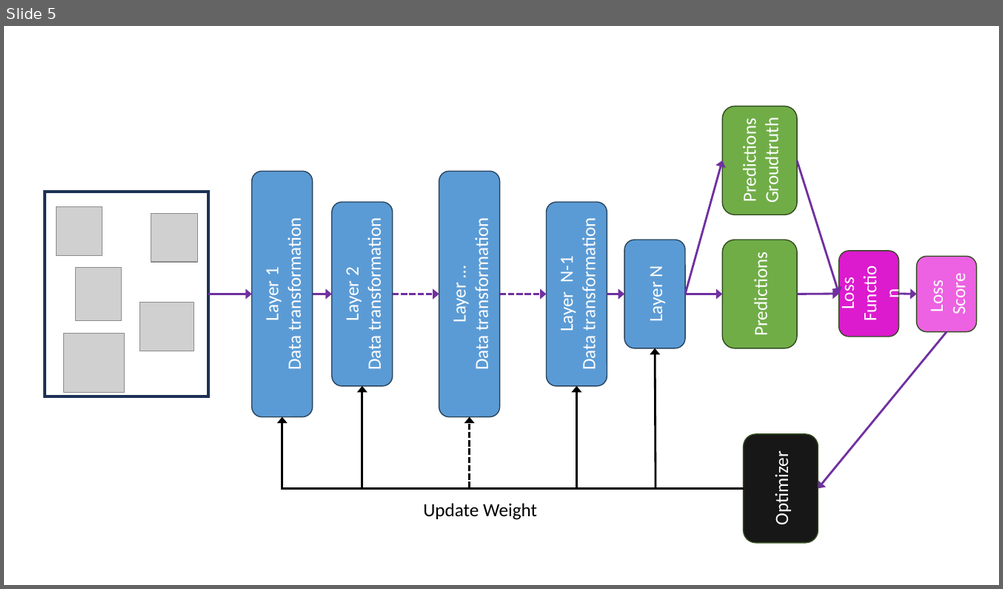
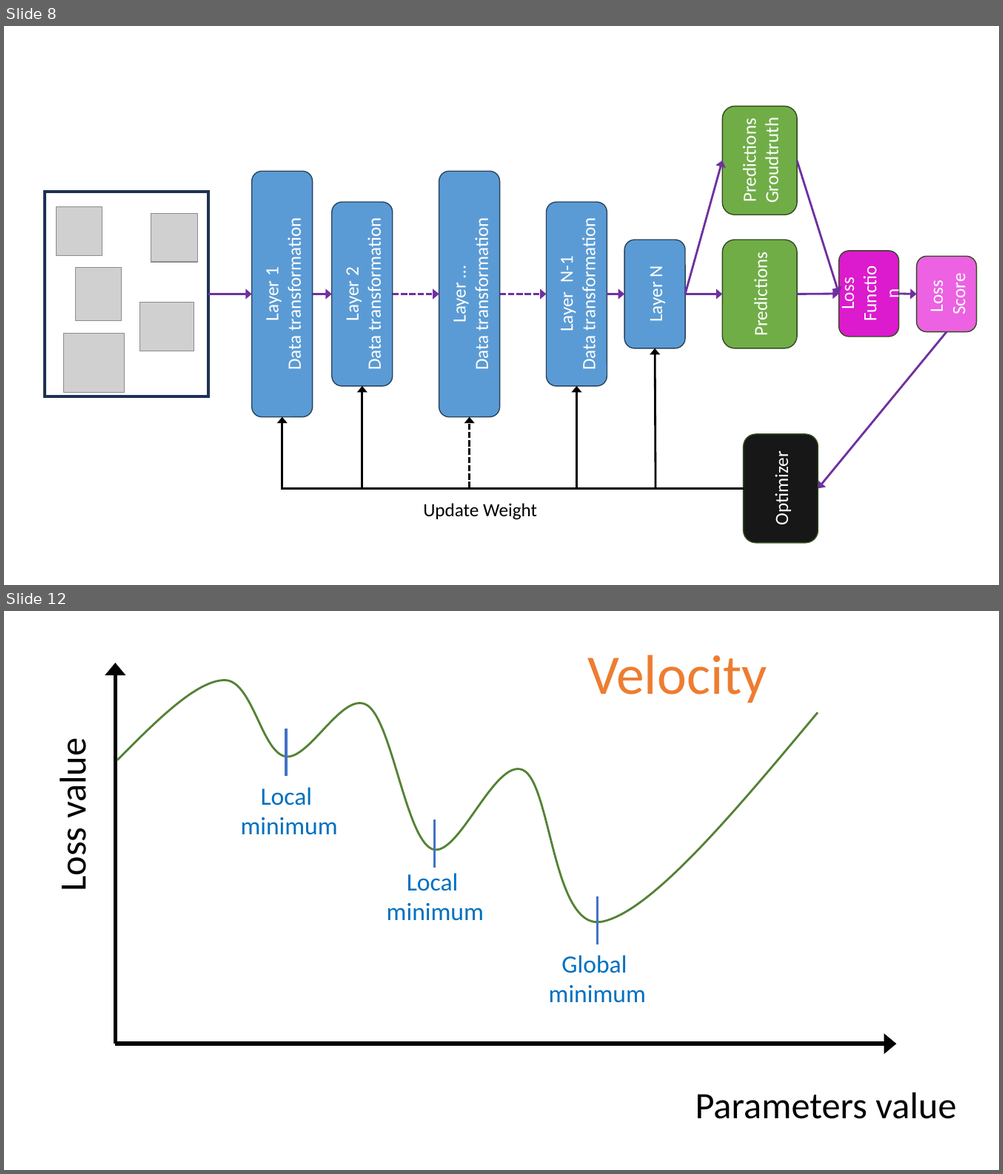
Before and after one commit to guillaume-chervet/Les-Minutes-MLOps, a slide deck: Episode 40 - Train/Les Minutes MLOPs Episode 40.pptx. Shown one above the other, each under a label of ours: slide 5 before the commit, slides 8 and 12 after it; the slides between them are not shown. The pictures are 1003x589 and 1003x1174 pixels, drawn with LibreOffice and Linux fonts; fonts in the diff are those of the drawing; grey boxes stand for pictures. Boxes give left, top, right and bottom in pixels: in the first picture for what was removed or moved away, otherwise in the second. Text is boxed around its words. In the diff, an @@ line names an element or a change of style, - is before the commit and + after.

```diff
--- a/Episode 40 - Train/Les Minutes MLOPs Episode 40.pptx
+++ b/Episode 40 - Train/Les Minutes MLOPs Episode 40.pptx
@@ slide 12 added at <box>4,611,999,1170</box>, background #FFFFFF @@
@@ text added at <box>587,655,766,703</box>, 54 pt, text #ED7D31 @@
+Velocity
@@ arrow added from (115, 1045) to (115, 663), #000000 4 pt @@
@@ freeform shape added at <box>117,681,818,923</box>, outline #548235 2 pt @@
@@ line added from (286, 728) to (286, 777), #4472C4 2.5 pt @@
@@ text added at <box>51,746,96,889</box>, 36 pt, text #000000 @@
+Loss value
@@ text added at <box>241,787,338,835</box>, 24 pt, text #0070C0 @@
+Local
+minimum
@@ line added from (435, 820) to (435, 868), #4472C4 2.5 pt @@
@@ text added at <box>387,873,484,921</box>, 24 pt, text #0070C0 @@
+Local
+minimum
@@ line added from (597, 897) to (597, 945), #4472C4 2.5 pt @@
@@ text added at <box>549,955,646,1003</box>, 24 pt, text #0070C0 @@
+Global
+minimum
@@ arrow added from (115, 1045) to (896, 1045), #000000 4 pt @@
@@ text added at <box>695,1093,956,1119</box>, 36 pt, text #000000 @@
+Parameters value
@@ what was slide 5 is now slide 8 @@
```
Also in this commit, not shown: 1 slide changed, 5 other slides added, 1 other file.
